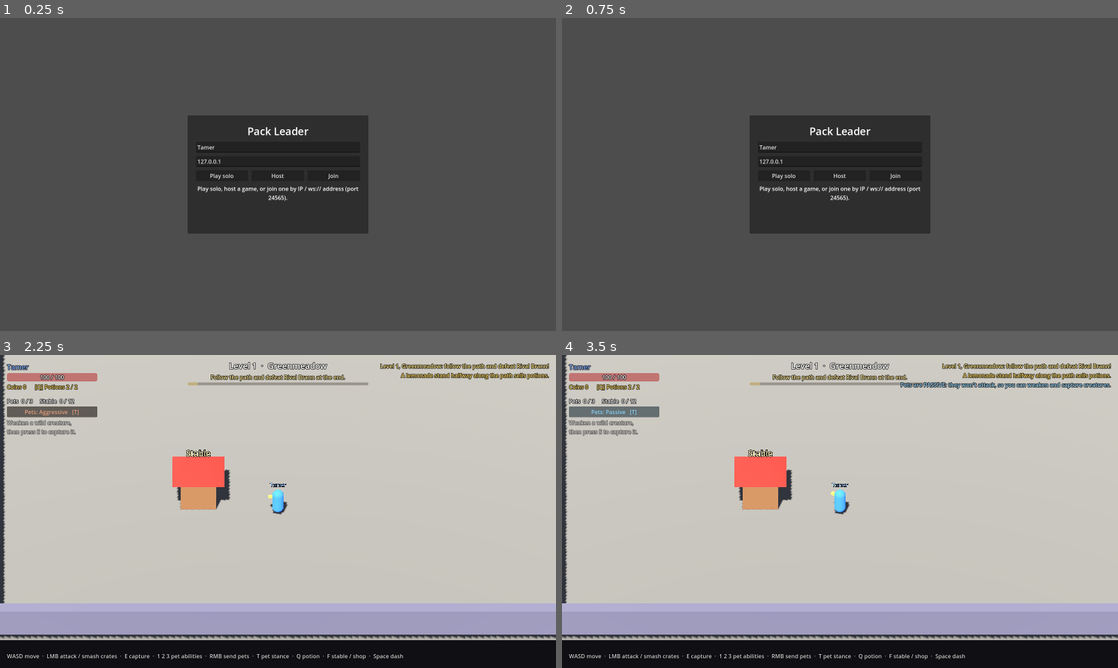
Above: before the commit, frames 1-4 (two rows, left to right).
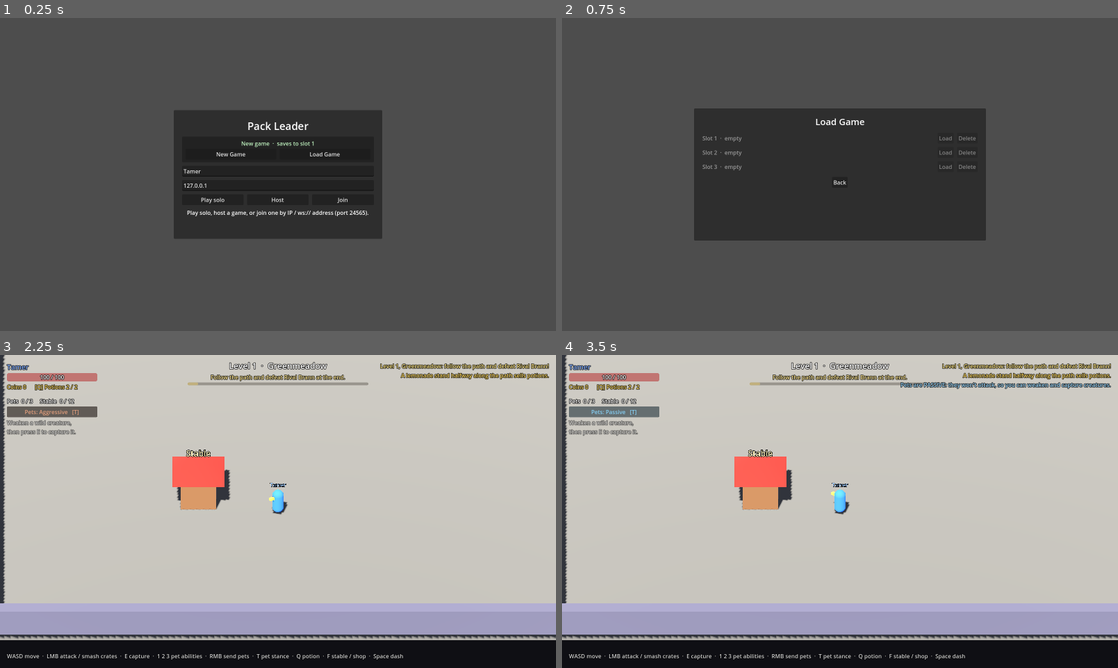
Above: after the commit, the same moments.

Repository: stealer999-design/Pack-Leader
Game: Godot game, scene res://scenes/main.tscn
The game is run twice, just before and just after one commit, with the same random seed, the same clock (stepped at 60 frames per second) and the same inputs.
Inputs (mouse positions are in pixels of both pictures, inside the frame that each line leads up to):
- Up to frame 1 (0.25 s): no input
- Up to frame 2 (0.75 s): click (884, 155) at 0.5 s, where only the run after the commit has a clickable "Load Game"
- Up to frame 3 (2.25 s): click (278, 517) at 1.25 s, where only the run after the commit has a clickable "Back"; click "Play solo" at 2 s
- Up to frame 4 (3.5 s): click "Pets: Aggressive [T]" at 2.75 s

The runs differ from the first frame. In frame 1, 4.2% of the frame differs, in the area x 31-69%, y 29-71%; in frame 2, 10%, in the area x 23-77%, y 28-72%; in frame 3, less than 0.1%; in frame 4, nothing differs.

Commit message:
Save game progress, with New Game and Load Game on the title screen
Each player's tamer (name, party, hay beds, coins, potions and furthest
level) is saved locally in one of 3 slots: automatically when a level
starts, when the party or stable changes, every 20 seconds and when the
window closes. The title screen shows the save about to be played and
offers New Game and Load Game (with delete). In multiplayer each player
brings their own save; the host validates and restores it, and the host's
save sets the starting level.

Co-Authored-By: Claude Opus 5.5 <noreply@anthropic.com>
Claude-Session: https://claude.ai/code/session_01SHXn7uzAhXhqkDiK48VPSa

Diff:
--- a/project.godot
+++ b/project.godot
@@ -92,6 +92,7 @@
 [autoload]
 
 Network="*res://scripts/network.gd"
+SaveGame="*res://scripts/save_game.gd"
 
 [layer_names]
 
--- a/scenes/main.tscn
+++ b/scenes/main.tscn
@@ -21,10 +21,10 @@
 anchor_top = 0.5
 anchor_right = 0.5
 anchor_bottom = 0.5
-offset_left = -260.0
-offset_top = -170.0
-offset_right = 260.0
-offset_bottom = 170.0
+offset_left = -300.0
+offset_top = -185.0
+offset_right = 300.0
+offset_bottom = 185.0
 grow_horizontal = 2
 grow_vertical = 2
 
@@ -44,6 +44,43 @@
 theme_override_font_sizes/font_size = 30
 text = "Pack Leader"
 horizontal_alignment = 1
+
+[node name="SaveBox" type="PanelContainer" parent="MenuLayer/Menu/Margin/VBox"]
+layout_mode = 2
+
+[node name="Margin" type="MarginContainer" parent="MenuLayer/Menu/Margin/VBox/SaveBox"]
+layout_mode = 2
+theme_override_constants/margin_left = 10
+theme_override_constants/margin_top = 8
+theme_override_constants/margin_right = 10
+theme_override_constants/margin_bottom = 8
+
+[node name="Rows" type="VBoxContainer" parent="MenuLayer/Menu/Margin/VBox/SaveBox/Margin"]
+layout_mode = 2
+
+[node name="SaveLabel" type="Label" parent="MenuLayer/Menu/Margin/VBox/SaveBox/Margin/Rows"]
+unique_name_in_owner = true
+layout_mode = 2
+theme_override_colors/font_color = Color(0.75, 0.95, 0.75, 1)
+text = "New game"
+horizontal_alignment = 1
+autowrap_mode = 3
+
+[node name="SaveButtons" type="HBoxContainer" parent="MenuLayer/Menu/Margin/VBox/SaveBox/Margin/Rows"]
+layout_mode = 2
+theme_override_constants/separation = 10
+
+[node name="NewGameButton" type="Button" parent="MenuLayer/Menu/Margin/VBox/SaveBox/Margin/Rows/SaveButtons"]
+unique_name_in_owner = true
+layout_mode = 2
+size_flags_horizontal = 3
+text = "New Game"
+
+[node name="LoadGameButton" type="Button" parent="MenuLayer/Menu/Margin/VBox/SaveBox/Margin/Rows/SaveButtons"]
+unique_name_in_owner = true
+layout_mode = 2
+size_flags_horizontal = 3
+text = "Load Game"
 
 [node name="NameEdit" type="LineEdit" parent="MenuLayer/Menu/Margin/VBox"]
 unique_name_in_owner = true
@@ -86,3 +123,52 @@
 text = "Play solo, host a game, or join one by IP / ws:// address (port 24565)."
 horizontal_alignment = 1
 autowrap_mode = 3
+
+[node name="LoadPanel" type="PanelContainer" parent="MenuLayer"]
+unique_name_in_owner = true
+visible = false
+anchors_preset = 8
+anchor_left = 0.5
+anchor_top = 0.5
+anchor_right = 0.5
+anchor_bottom = 0.5
+offset_left = -420.0
+offset_top = -190.0
+offset_right = 420.0
+offset_bottom = 190.0
+grow_horizontal = 2
+grow_vertical = 2
+
+[node name="Margin" type="MarginContainer" parent="MenuLayer/LoadPanel"]
+layout_mode = 2
+theme_override_constants/margin_left = 24
+theme_override_constants/margin_top = 20
+theme_override_constants/margin_right = 24
+theme_override_constants/margin_bottom = 20
+
+[node name="VBox" type="VBoxContainer" parent="MenuLayer/LoadPanel/Margin"]
+layout_mode = 2
+theme_override_constants/separation = 14
+
+[node name="Title" type="Label" parent="MenuLayer/LoadPanel/Margin/VBox"]
+layout_mode = 2
+theme_override_font_sizes/font_size = 26
+text = "Load Game"
+horizontal_alignment = 1
+
+[node name="SlotList" type="VBoxContainer" parent="MenuLayer/LoadPanel/Margin/VBox"]
+unique_name_in_owner = true
+layout_mode = 2
+theme_override_constants/separation = 10
+
+[node name="BackButton" type="Button" parent="MenuLayer/LoadPanel/Margin/VBox"]
+unique_name_in_owner = true
+layout_mode = 2
+size_flags_horizontal = 4
+text = "Back"
+
+[node name="DeleteDialog" type="ConfirmationDialog" parent="MenuLayer"]
+unique_name_in_owner = true
+title = "Delete save?"
+ok_button_text = "Delete"
+dialog_text = "Delete this save? This can't be undone."
--- a/scripts/main.gd
+++ b/scripts/main.gd
@@ -5,6 +5,7 @@
 ##   godot -- --host --name=Alice
 ##   godot -- --join=127.0.0.1 --name=Bob
 ##   godot -- --solo
+##   add --slot=2 to play save slot 2 (otherwise the most recent save is chosen)
 ## or, in the browser build, as URL parameters:
 ##   index.html?join=wss://example.com&name=Bob
 ##   index.html?solo
@@ -18,10 +19,25 @@
 @onready var host_button: Button = %HostButton
 @onready var join_button: Button = %JoinButton
 @onready var status_label: Label = %StatusLabel
+@onready var save_label: Label = %SaveLabel
+@onready var load_panel: Control = %LoadPanel
+@onready var slot_list: VBoxContainer = %SlotList
+@onready var delete_dialog: ConfirmationDialog = %DeleteDialog
 @onready var level: Node = $Level
 
+var _slot_to_delete := -1
+
 
 func _ready() -> void:
+	%NewGameButton.pressed.connect(new_game)
+	%LoadGameButton.pressed.connect(open_load_panel)
+	%BackButton.pressed.connect(close_load_panel)
+	delete_dialog.confirmed.connect(func() -> void:
+		SaveGame.delete_slot(_slot_to_delete)
+		if _slot_to_delete == SaveGame.slot:
+			SaveGame.choose_slot(_slot_to_delete)  # now a new game there
+		_refresh_save_label()
+		open_load_panel())
 	solo_button.pressed.connect(play_solo)
 	host_button.pressed.connect(host_game)
 	join_button.pressed.connect(join_game)
@@ -34,6 +50,15 @@
 		status_label.text = "Play solo, or join a game hosted from the desktop version."
 
 	var args := _launch_args()
+	if args.has("slot"):
+		load_slot(clampi(int(args.slot) - 1, 0, SaveGame.MAX_SLOTS - 1))
+	else:
+		var latest := SaveGame.latest_slot()
+		if latest >= 0:
+			load_slot(latest)
+		else:
+			SaveGame.choose_slot(0)
+			_refresh_save_label()
 	if args.has("name"):
 		name_edit.text = args.name
 	if args.has("host"):
@@ -45,6 +70,71 @@
 		play_solo.call_deferred()
 
 
+# --- Saves ------------------------------------------------------------------------------
+
+func new_game() -> void:
+	var free := SaveGame.first_empty_slot()
+	if free < 0:
+		status_label.text = "All %d save slots are in use. Open Load Game and delete one first." % SaveGame.MAX_SLOTS
+		return
+	SaveGame.choose_slot(free)
+	_refresh_save_label()
+	status_label.text = "New game in slot %d. Now pick Play solo, Host or Join." % (free + 1)
+
+
+func load_slot(index: int) -> void:
+	SaveGame.choose_slot(index)
+	if not SaveGame.loaded.is_empty():
+		name_edit.text = SaveGame.loaded.get("name", name_edit.text)
+	_refresh_save_label()
+
+
+func open_load_panel() -> void:
+	for child in slot_list.get_children():
+		child.queue_free()
+	for i in SaveGame.MAX_SLOTS:
+		var row := HBoxContainer.new()
+		row.add_theme_constant_override("separation", 10)
+		var label := Label.new()
+		label.text = SaveGame.describe(i)
+		label.size_flags_horizontal = Control.SIZE_EXPAND_FILL
+		label.modulate = Color.WHITE if SaveGame.has_save(i) else Color(1, 1, 1, 0.5)
+		row.add_child(label)
+		var load_button := Button.new()
+		load_button.text = "Playing" if i == SaveGame.slot and SaveGame.has_save(i) else "Load"
+		load_button.disabled = not SaveGame.has_save(i)
+		load_button.pressed.connect(func() -> void:
+			load_slot(i)
+			close_load_panel()
+			status_label.text = "Loaded slot %d. Now pick Play solo, Host or Join." % (i + 1))
+		row.add_child(load_button)
+		var delete_button := Button.new()
+		delete_button.text = "Delete"
+		delete_button.disabled = not SaveGame.has_save(i)
+		delete_button.pressed.connect(func() -> void:
+			_slot_to_delete = i
+			delete_dialog.dialog_text = "Delete %s?\nThis can't be undone." % SaveGame.describe(i)
+			delete_dialog.popup_centered())
+		row.add_child(delete_button)
+		slot_list.add_child(row)
+	menu.hide()
+	load_panel.show()
+
+
+func close_load_panel() -> void:
+	load_panel.hide()
+	menu.show()
+
+
+func _refresh_save_label() -> void:
+	if SaveGame.loaded.is_empty():
+		save_label.text = "New game  ·  saves to slot %d" % (SaveGame.slot + 1)
+	else:
+		save_label.text = "Continue  ·  " + SaveGame.describe(SaveGame.slot)
+
+
+# --- Starting a game -------------------------------------------------------------------
+
 func play_solo() -> void:
 	Network.player_name = name_edit.text
 	Network.start_solo()
@@ -77,6 +167,7 @@
 
 
 func _on_connection_lost(message: String) -> void:
+	SaveGame.save_now()
 	# Tear the world down before closing the peer, so no world node ever
 	# processes a frame with an offline (self-as-server) peer.
 	for child in level.get_children():
--- a/scripts/player.gd
+++ b/scripts/player.gd
@@ -86,6 +86,7 @@
 ## local copy (started by _boost_started) for the HUD and hover capture chance.
 var _boost_timer := 0.0
 var _since_hit := 0.0  ## Server: seconds since this player last took damage.
+var _restored := false  ## Server: a save has been restored for this player.
 var _slow_timer := 0.0
 var _slow_factor := 1.0
 var _gravity: float = ProjectSettings.get_setting("physics/3d/default_gravity")
@@ -429,6 +430,51 @@
 	var error := pet.queue_ability(point, target)
 	if error != "":
 		world.tell(peer_id, error, Color(1, 0.8, 0.5))
+
+
+## The owner's saved progress (see SaveGame), sent once after spawning. Saves
+## live on each player's own computer, so everything is checked before use.
+@rpc("any_peer", "call_local", "reliable")
+func request_restore(data: Dictionary) -> void:
+	if not _sent_by_owner() or _restored:
+		return
+	_restored = true
+	coins = clampi(int(data.get("coins", 0)), 0, 999_999)
+	potions = clampi(int(data.get("potions", MAX_POTIONS)), 0, MAX_POTIONS)
+	var beds = data.get("stable", [])
+	if beds is Array:
+		for i in mini(beds.size(), MAX_STABLE):
+			stable[i] = _clean_pet(beds[i])
+	var party = data.get("party", [])
+	var restored_pets := 0
+	if party is Array:
+		for entry in party.slice(0, MAX_PARTY):
+			var pet := _clean_pet(entry)
+			if pet.is_empty():
+				continue
+			var slot := clampi(int(entry.get("slot", 0)), 0, MAX_PARTY - 1)
+			if world.get_party_pet(peer_id, slot):
+				slot = world.free_party_slot(peer_id)
+			if slot >= 0:
+				world.spawn_pet(peer_id, pet, global_position, slot)
+				restored_pets += 1
+	_push_stable()
+	world.tell(peer_id, "Welcome back, %s! %d pets in your party, %d in the stable." \
+			% [display_name, restored_pets, stable_count()], Color(0.7, 0.9, 0.7))
+
+
+## A saved pet made safe to use: a real species and sensible numbers, or {}.
+static func _clean_pet(entry) -> Dictionary:
+	if not entry is Dictionary or not entry.has("species"):
+		return {}
+	var species := int(entry.species)
+	if species < 0 or species >= SpeciesDB.PATHS.size():
+		return {}
+	return {
+		"species": species,
+		"level": clampi(int(entry.get("level", 1)), 1, 99),
+		"xp": clampi(int(entry.get("xp", 0)), 0, 1_000_000),
+	}
 
 
 ## Drag and drop in the stable window. `kind` is "party" (index = party slot)
--- /dev/null
+++ b/scripts/save_game.gd
@@ -0,0 +1,164 @@
+extends Node
+## Save games, autoloaded as `SaveGame`.
+##
+## Each player's progress is saved on their own computer (user://saves), in one
+## of MAX_SLOTS slots: name, party, hay beds, coins, potions and the furthest
+## level reached. In multiplayer every player brings their own tamer and pets
+## into the host's game: after spawning, the local player sends its save to the
+## server, which validates and restores it. The host's save also decides which
+## level the game starts on.
+##
+## Saving is automatic: when a level starts, when the party or stable changes,
+## every AUTOSAVE_INTERVAL seconds, and when the window is closed.
+
+const MAX_SLOTS := 3
+const SAVE_DIR := "user://saves"
+const VERSION := 1
+const AUTOSAVE_INTERVAL := 20.0
+
+## The slot being played (or about to be). -1 = none chosen.
+var slot := -1
+## The data loaded from `slot` ({} for a new game).
+var loaded := {}
+
+var _player: Player
+var _world: World
+var _autosave_timer := AUTOSAVE_INTERVAL
+var _party_signature := ""
+
+
+func _ready() -> void:
+	DirAccess.make_dir_recursive_absolute(SAVE_DIR)
+
+
+func _process(delta: float) -> void:
+	if not is_instance_valid(_player) or slot < 0:
+		return
+	_autosave_timer -= delta
+	var signature := _current_party_signature()
+	if _autosave_timer <= 0.0 or signature != _party_signature:
+		_party_signature = signature
+		save_now()
+
+
+func _notification(what: int) -> void:
+	if what == NOTIFICATION_WM_CLOSE_REQUEST:
+		save_now()
+
+
+# --- Slots (title screen) -----------------------------------------------------------
+
+func slot_path(index: int) -> String:
+	return "%s/slot_%d.json" % [SAVE_DIR, index + 1]
+
+
+func has_save(index: int) -> bool:
+	return FileAccess.file_exists(slot_path(index))
+
+
+func read_slot(index: int) -> Dictionary:
+	if not has_save(index):
+		return {}
+	var parsed = JSON.parse_string(FileAccess.get_file_as_string(slot_path(index)))
+	return parsed if parsed is Dictionary else {}
+
+
+func delete_slot(index: int) -> void:
+	DirAccess.remove_absolute(slot_path(index))
+	if index == slot:
+		loaded = {}
+
+
+func first_empty_slot() -> int:
+	for i in MAX_SLOTS:
+		if not has_save(i):
+			return i
+	return -1
+
+
+## The slot saved most recently, or -1 if there are no saves.
+func latest_slot() -> int:
+	var best := -1
+	var best_time := -1.0
+	for i in MAX_SLOTS:
+		var data := read_slot(i)
+		if not data.is_empty() and float(data.get("saved_at", 0)) > best_time:
+			best = i
+			best_time = float(data.get("saved_at", 0))
+	return best
+
+
+## Chooses the slot to play: continues it if it holds a save, otherwise starts a new game there.
+func choose_slot(index: int) -> void:
+	slot = index
+	loaded = read_slot(index)
+
+
+## One line describing a slot, for the title screen.
+func describe(index: int) -> String:
+	var data := read_slot(index)
+	if data.is_empty():
+		return "Slot %d  ·  empty" % (index + 1)
+	var pets: int = data.get("party", []).size() + data.get("stable", []).filter(
+			func(bed) -> bool: return bed is Dictionary and not bed.is_empty()).size()
+	var when := Time.get_datetime_string_from_unix_time(int(data.get("saved_at", 0)), true)
+	return "Slot %d  ·  %s  ·  Level %d  ·  %d pets  ·  %d coins  ·  saved %s" \
+			% [index + 1, data.get("name", "?"), int(data.get("level", 1)), pets, int(data.get("coins", 0)), when]
+
+
+## The level a hosted or solo game starts on.
+func start_level() -> int:
+	return maxi(int(loaded.get("level", 1)), 1)
+
+
+# --- In game ---------------------------------------------------------------------------
+
+## Called when the local player spawns: restore its saved progress on the server.
+func on_local_player_spawned(player: Player, world: World) -> void:
+	_player = player
+	_world = world
+	_autosave_timer = AUTOSAVE_INTERVAL
+	if not loaded.is_empty():
+		player.request_restore.rpc_id(1, loaded)
+	player.stable_changed.connect(save_now)
+	world.level_changed.connect(func() -> void:
+		await get_tree().create_timer(1.0).timeout  # let the new level's state settle
+		save_now(true))
+
+
+## Writes the local player's progress to the current slot.
+func save_now(announce := false) -> void:
+	if slot < 0 or not is_instance_valid(_player) or not is_instance_valid(_world):
+		return
+	var party := []
+	for pet in _world.get_pets(_player.peer_id):
+		var data := pet.to_data()
+		data["slot"] = pet.party_slot
+		party.append(data)
+	var level := maxi(_world.level_number, int(loaded.get("level", 1)))
+	loaded = {
+		"version": VERSION,
+		"name": _player.display_name,
+		"saved_at": Time.get_unix_time_from_system(),
+		"level": level,
+		"coins": _player.coins,
+		"potions": _player.potions,
+		"party": party,
+		"stable": _player.stable.duplicate(true),
+	}
+	var file := FileAccess.open(slot_path(slot), FileAccess.WRITE)
+	if file == null:
+		push_warning("Could not save to %s" % slot_path(slot))
+		return
+	file.store_string(JSON.stringify(loaded, "\t"))
+	file.close()
+	_autosave_timer = AUTOSAVE_INTERVAL
+	if announce:
+		_world.hud.show_message("Game saved (slot %d)." % (slot + 1), Color(0.7, 0.9, 0.7))
+
+
+func _current_party_signature() -> String:
+	if not is_instance_valid(_world):
+		return ""
+	return ",".join(_world.get_pets(_player.peer_id).map(
+			func(p: Creature) -> String: return "%d:%d:%d" % [p.species_index, p.party_slot, p.level]))
--- a/scripts/world.gd
+++ b/scripts/world.gd
@@ -93,7 +93,7 @@
 		return
 	Network.player_joined.connect(_on_player_joined)
 	Network.player_left.connect(_on_player_left)
-	_start_level(1)
+	_start_level(SaveGame.start_level())
 	for id in Network.players:
 		_on_player_joined(id, Network.players[id])
 
@@ -705,6 +705,7 @@
 	camera_rig.target = player
 	camera_rig.global_position = player.global_position
 	hud.bind(player)
+	SaveGame.on_local_player_spawned(player, self)
 
 
 @rpc("authority", "call_local", "reliable")
Not shown, added: scripts/save_game.gd.uid
